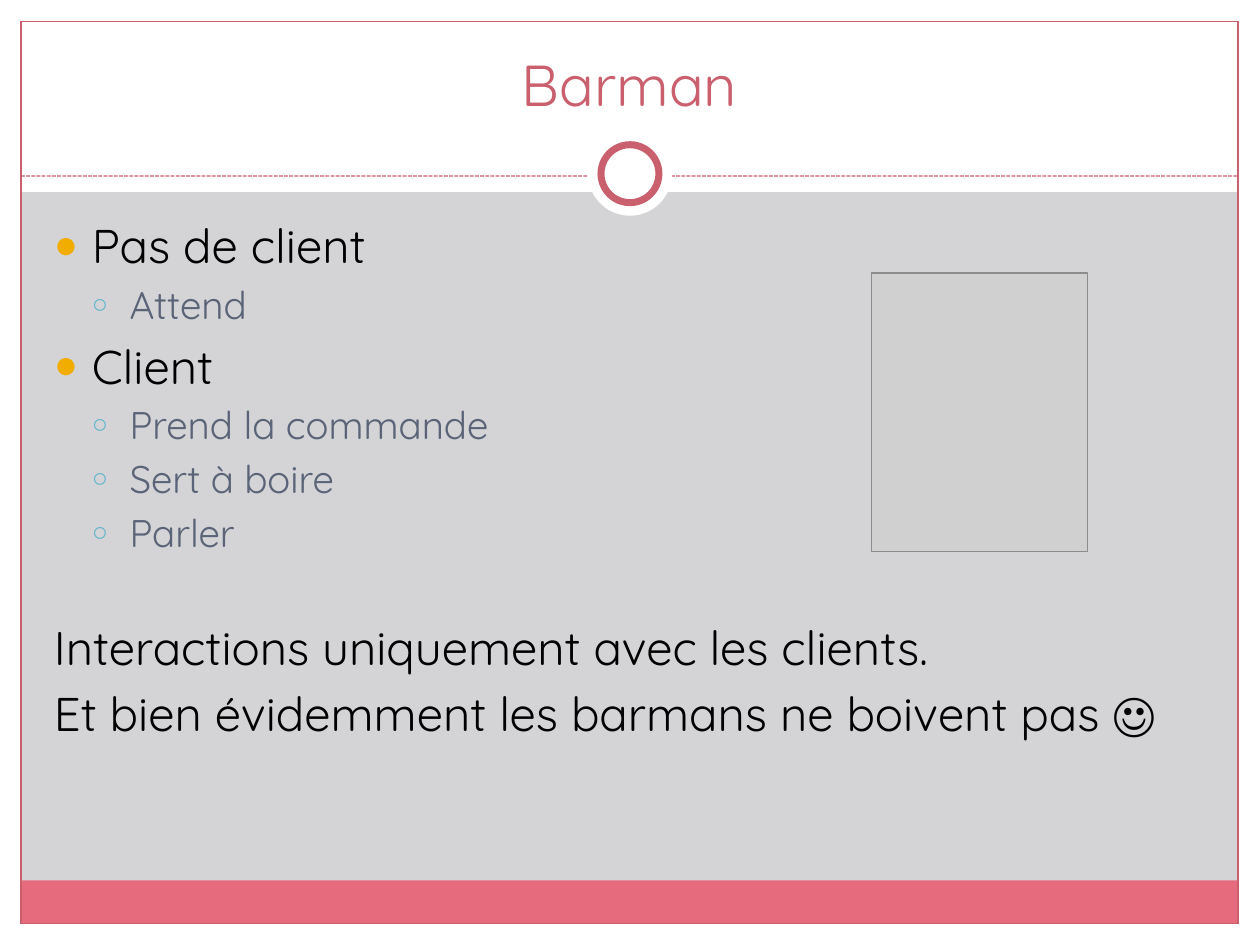
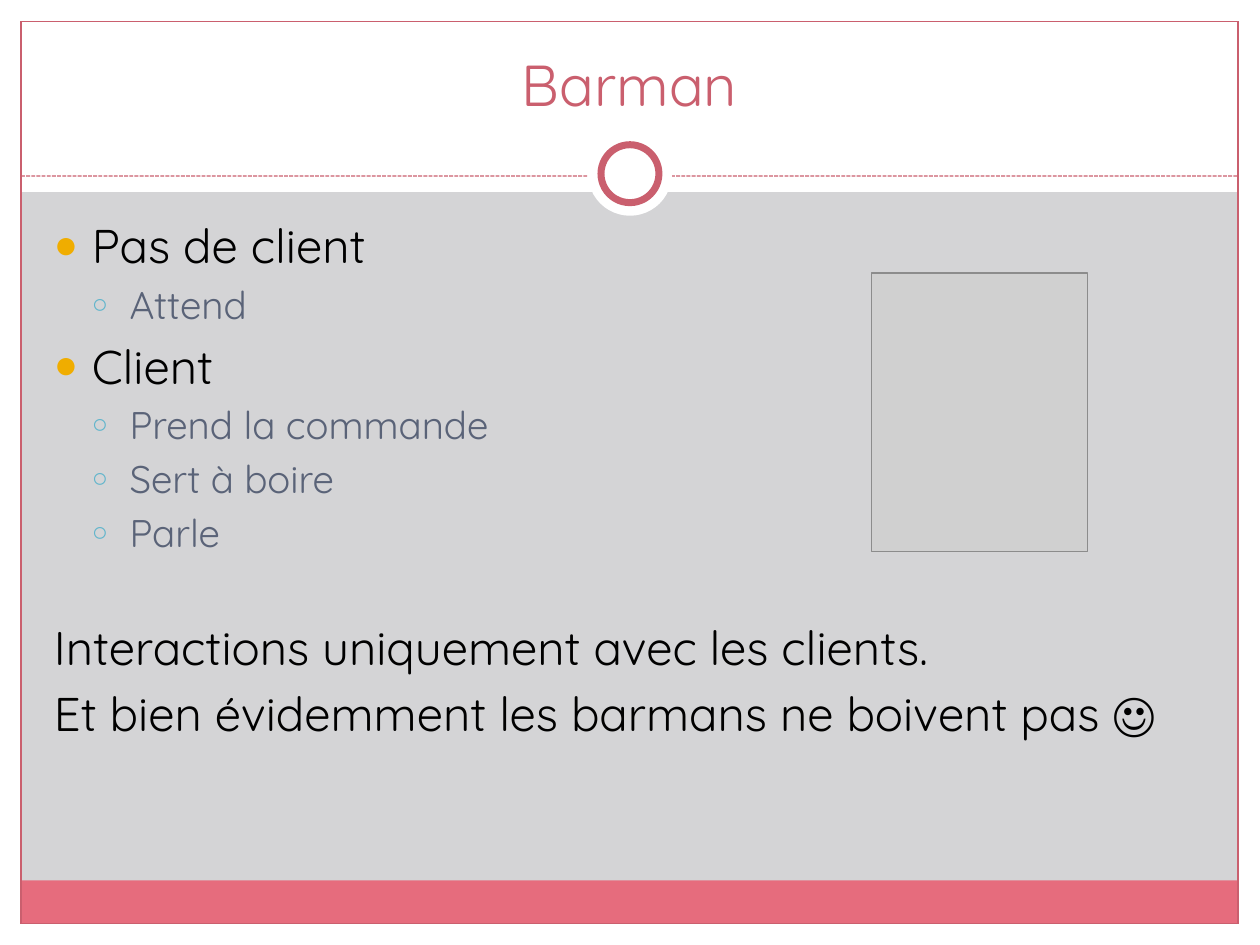
Before and after one commit to YanyanZ/AlcoloBattle2, a slide deck: slide 6 of slides/alcolobattle.pptx. Drawn at 1260x945 pixels with LibreOffice and Linux fonts; fonts in the diff are those of the drawing; grey boxes stand for pictures. Boxes give left, top, right and bottom in pixels: in the first picture for what was removed or moved away, otherwise in the second. Text is boxed around its words. In the diff, an @@ line names an element or a change of style, - is before the commit and + after.

```diff
--- a/slides/alcolobattle.pptx
+++ b/slides/alcolobattle.pptx
@@ text at (130,518,220,548): text changed @@
-  ○ Parler
+  ○ Parle
```
Also in this commit, not shown: 1 other slide changed, 1 other file.
